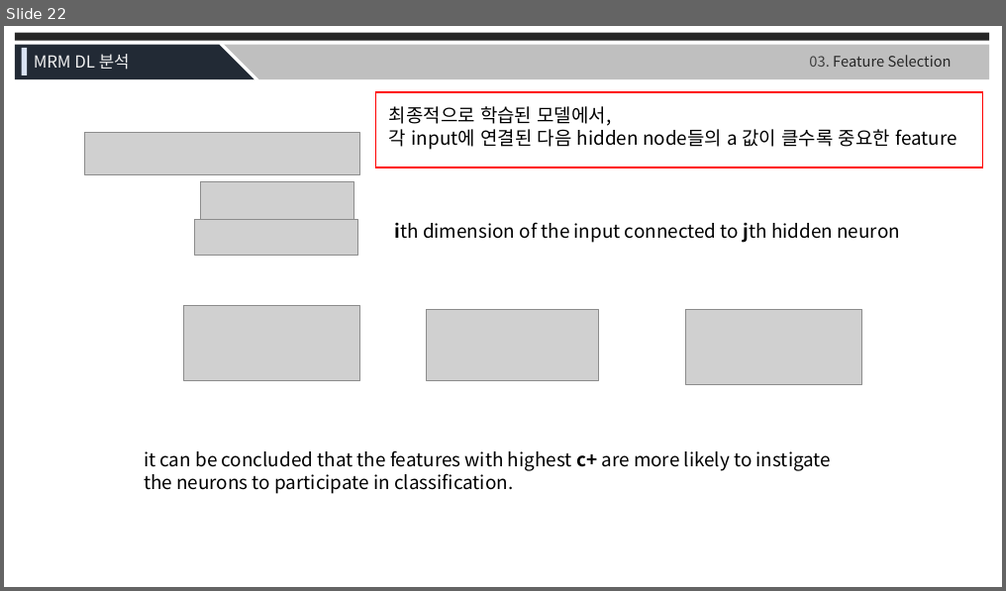
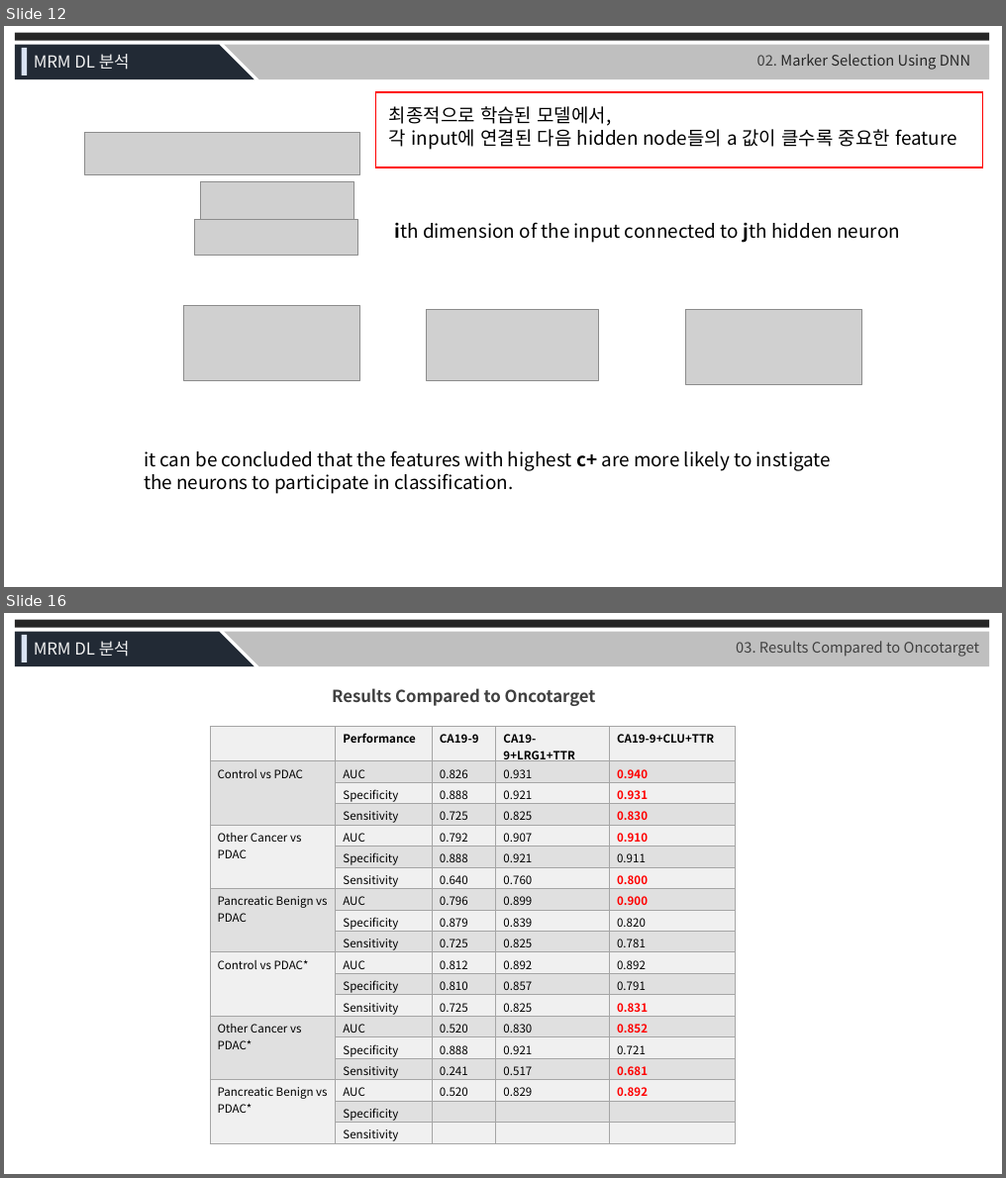
Before and after one commit to JaneeChoi/Biostatistics, a slide deck: MRM/Presentation Slides/MRM_DL_210819.pptx. Shown one above the other, each under a label of ours: slide 22 before the commit, slides 12 and 16 after it; the slides between them are not shown. The pictures are 1006x591 and 1006x1178 pixels, drawn with LibreOffice and Linux fonts; fonts in the diff are those of the drawing; grey boxes stand for pictures. Boxes give left, top, right and bottom in pixels: in the first picture for what was removed or moved away, otherwise in the second. Text is boxed around its words. In the diff, an @@ line names an element or a change of style, - is before the commit and + after.

```diff
--- a/MRM/Presentation Slides/MRM_DL_210819.pptx
+++ b/MRM/Presentation Slides/MRM_DL_210819.pptx
@@ slide 16 added at (x1=4, y1=613, x2=1002, y2=1174), background #FFFFFF @@
@@ rectangle added at (x1=15, y1=620, x2=989, y2=627), fill #262626 @@
@@ rectangle added at (x1=15, y1=632, x2=219, y2=666), fill #222A35 @@
@@ rectangle added at (x1=21, y1=635, x2=27, y2=663), fill #DAE3F3 @@
@@ text added at (x1=34, y1=641, x2=130, y2=657), 16 pt, text #F2F2F2 @@
+MRM DL 분석
@@ right triangle added at (x1=219, y1=632, x2=254, y2=666), fill #222A35 @@
@@ right triangle added at (x1=224, y1=632, x2=259, y2=666), fill #BFBFBF @@
@@ rectangle added at (x1=259, y1=632, x2=989, y2=666), fill #BFBFBF @@
@@ text added at (x1=736, y1=641, x2=979, y2=657), 14 pt, text #404040 @@
+03. Results Compared to Oncotarget
@@ text added at (x1=332, y1=688, x2=596, y2=706), 16 pt, text #404040, bold @@
+Results Compared to Oncotarget
@@ table added at (x1=210, y1=726, x2=735, y2=1146), 19 rows, 5 columns @@
+ | Performance | CA19-9 | CA19-9+LRG1+TTR | CA19-9+CLU+TTR
+Control vs PDAC | AUC | 0.826 | 0.931 | 0.940
+ | Specificity | 0.888 | 0.921 | 0.931
+ | Sensitivity | 0.725 | 0.825 | 0.830
+Other Cancer vs PDAC | AUC | 0.792 | 0.907 | 0.910
+ | Specificity | 0.888 | 0.921 | 0.911
+ | Sensitivity | 0.640 | 0.760 | 0.800
+Pancreatic Benign vs PDAC | AUC | 0.796 | 0.899 | 0.900
+ | Specificity | 0.879 | 0.839 | 0.820
+ | Sensitivity | 0.725 | 0.825 | 0.781
+Control vs PDAC* | AUC | 0.812 | 0.892 | 0.892
+ | Specificity | 0.810 | 0.857 | 0.791
+ | Sensitivity | 0.725 | 0.825 | 0.831
+Other Cancer vs PDAC* | AUC | 0.520 | 0.830 | 0.852
+ | Specificity | 0.888 | 0.921 | 0.721
+ | Sensitivity | 0.241 | 0.517 | 0.681
+Pancreatic Benign vs PDAC* | AUC | 0.520 | 0.829 | 0.892
+ | Specificity |  |  | 
+ | Sensitivity |  |  | 
@@ what was slide 22 is now slide 12 @@
@@ slide 12 changed as well @@
@@ text added at (x1=757, y1=54, x2=970, y2=70), 14 pt, text #262626 @@
+02. Marker Selection Using DNN
@@ text removed at (x1=809, y1=55, x2=951, y2=67) @@
-03. Feature Selection
```
Also in this commit, not shown: 9 other slides changed, 4 other slides added, 12 slides removed, 7 other files.
